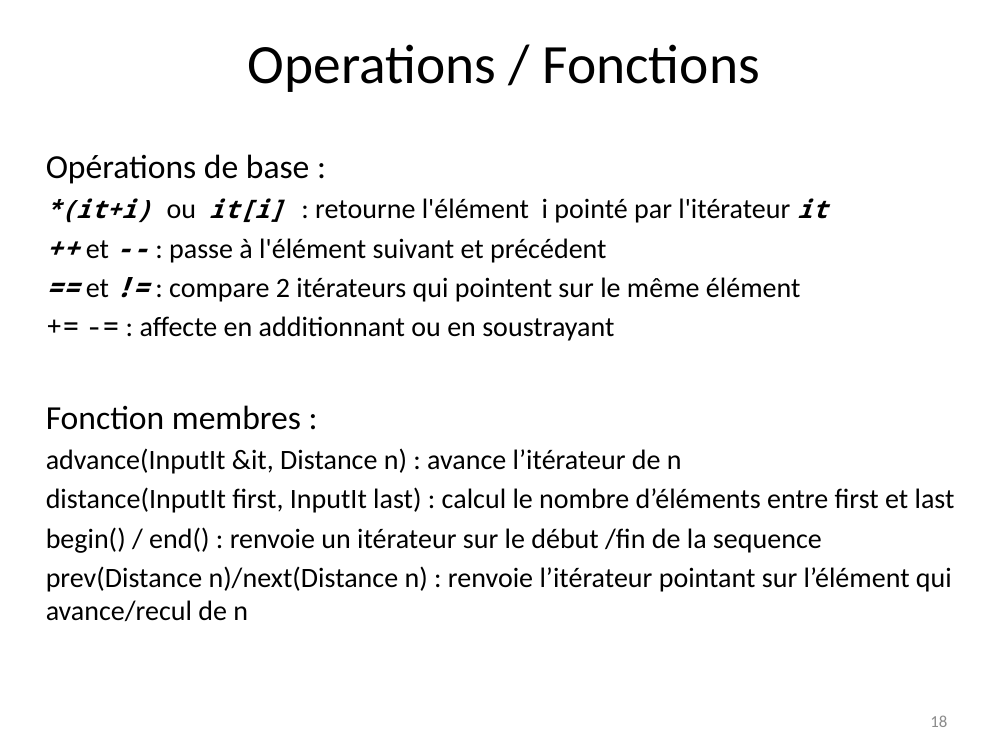
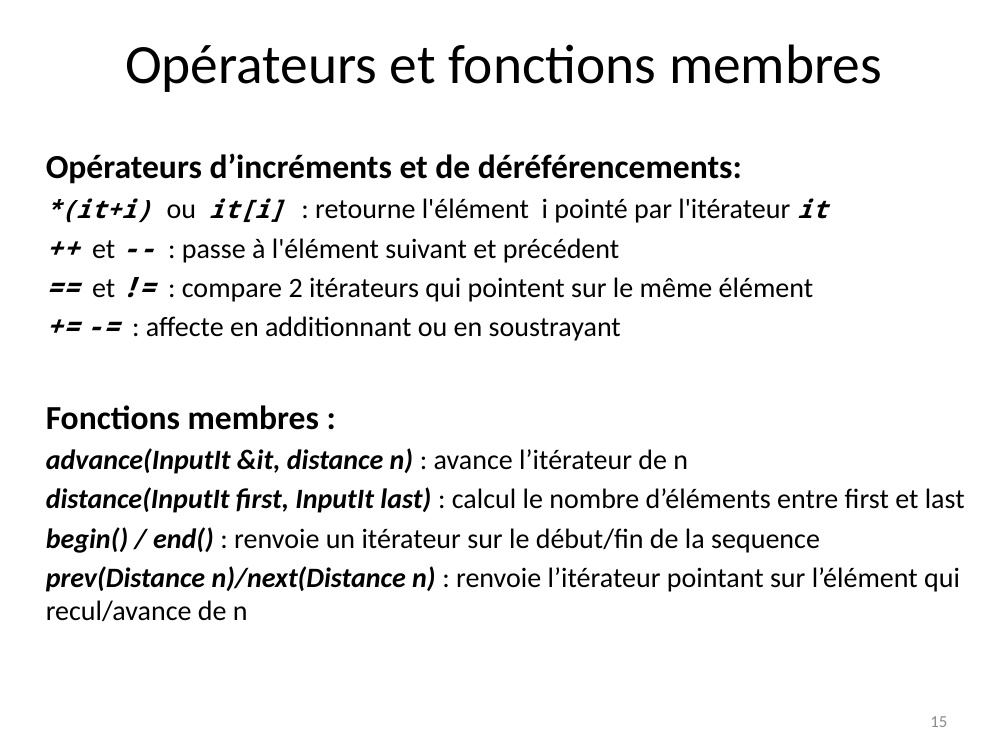
Before and after one commit to manu5801/cours-cplusplus, a slide deck: slide 15 of stl/F_C++_STL.pptx (slide 18 before the commit). Drawn at 1008x756 pixels with LibreOffice and Linux fonts; fonts in the diff are those of the drawing. Boxes give left, top, right and bottom in pixels: in the first picture for what was removed or moved away, otherwise in the second. Text is boxed around its words. In the diff, an @@ line names an element or a change of style, - is before the commit and + after.

```diff
--- a/stl/F_C++_STL.pptx
+++ b/stl/F_C++_STL.pptx
@@ title at [125,44,882,92]: text changed @@
-Operations / Fonctions
+Opérateurs et fonctions membres
@@ text at [46,153,742,184]: text changed; bold on @@
-Opérations de base :
+Opérateurs d’incréments et de déréférencements:
@@ text at [46,316,965,513]: bold on, italic on in "+= -=", "distance(InputIt first, InputIt last)" @@
@@ text at [46,405,688,474]: text changed; bold on @@
-Fonction membres :
-advance(InputIt &it, Distance n) : avance l’itérateur de n
+Fonctions membres :
+advance(InputIt &it, distance n) : avance l’itérateur de n
@@ text at [46,527,960,622]: text changed @@
-begin() / end() : renvoie un itérateur sur le début /fin de la sequence
-prev(Distance n)/next(Distance n) : renvoie l’itérateur pointant sur l’élément qui avance/recul de n
+begin() / end() : renvoie un itérateur sur le début/fin de la sequence
+prev(Distance n)/next(Distance n) : renvoie l’itérateur pointant sur l’élément qui recul/avance de n
@@ page number at [930,716,947,727]: text changed @@
-18
+15
```
Also in this commit, not shown: 65 other slides changed, 19 slides added, 8 slides removed, 11 other files.
